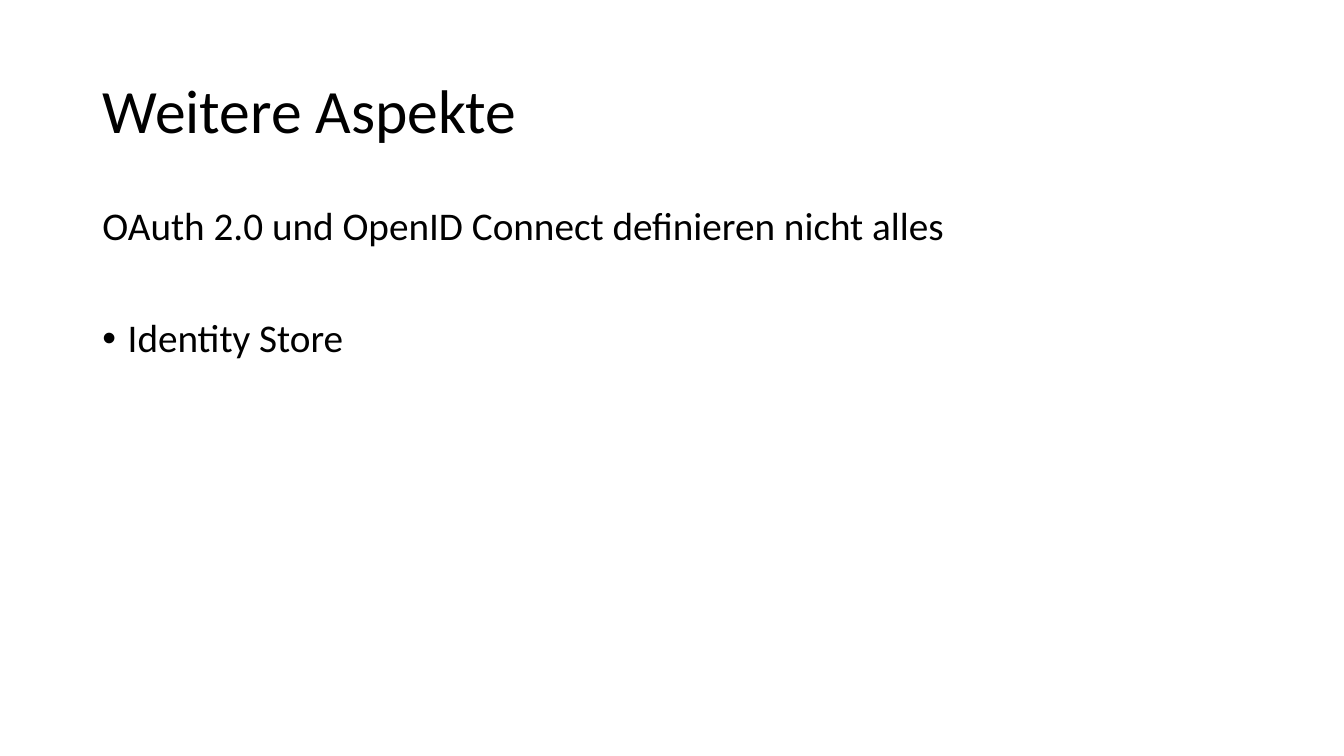
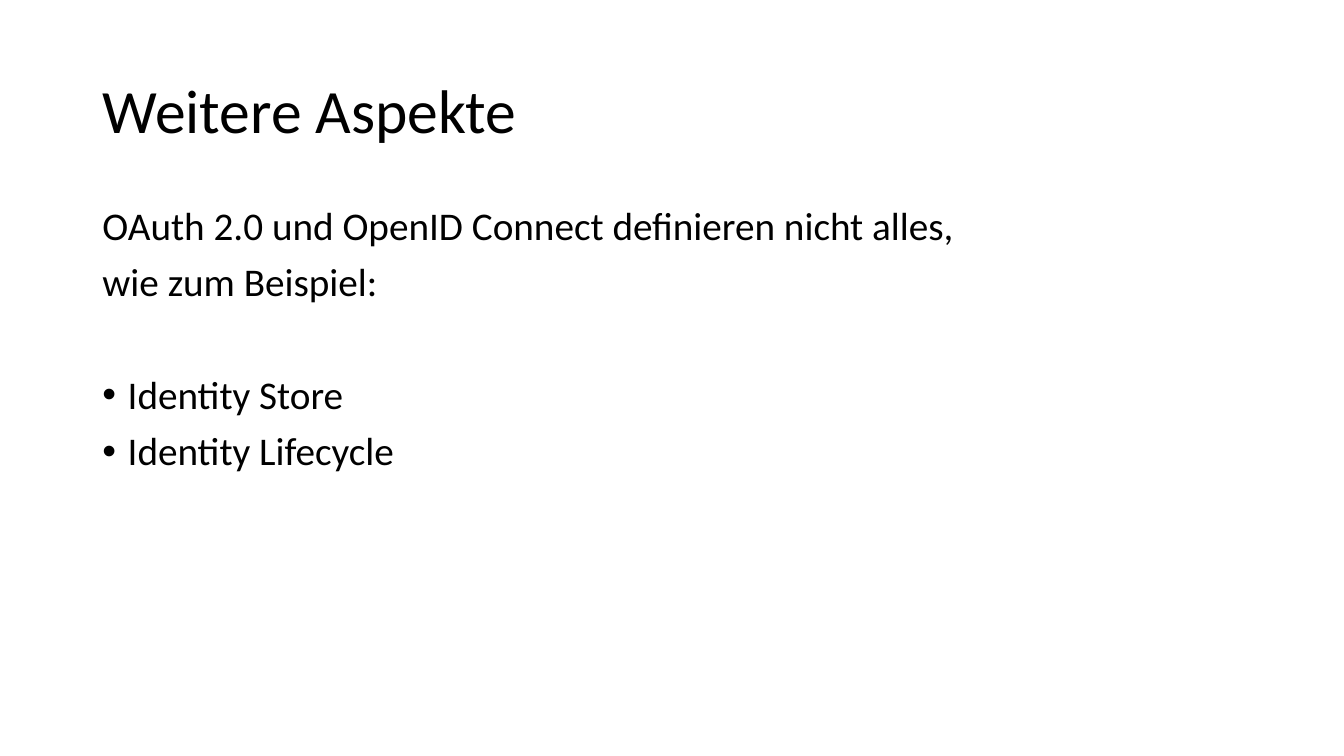
Before and after one commit to danielwagn3r/openid-workshop, a slide deck: slide 54 of OpenID Connect und OAuth.pptx. Drawn at 1344x756 pixels with LibreOffice and Linux fonts; fonts in the diff are those of the drawing. Boxes give left, top, right and bottom in pixels: in the first picture for what was removed or moved away, otherwise in the second. Text is boxed around its words. In the diff, an @@ line names an element or a change of style, - is before the commit and + after.

```diff
--- a/OpenID Connect und OAuth.pptx
+++ b/OpenID Connect und OAuth.pptx
@@ text at (102,212,953,303): text changed @@
-OAuth 2.0 und OpenID Connect definieren nicht alles
+OAuth 2.0 und OpenID Connect definieren nicht alles,
+wie zum Beispiel:
@@ text at (128,437,394,472): paragraph added @@
+• Identity Lifecycle
```
Also in this commit, not shown: 7 other slides changed, 1 slide added.
